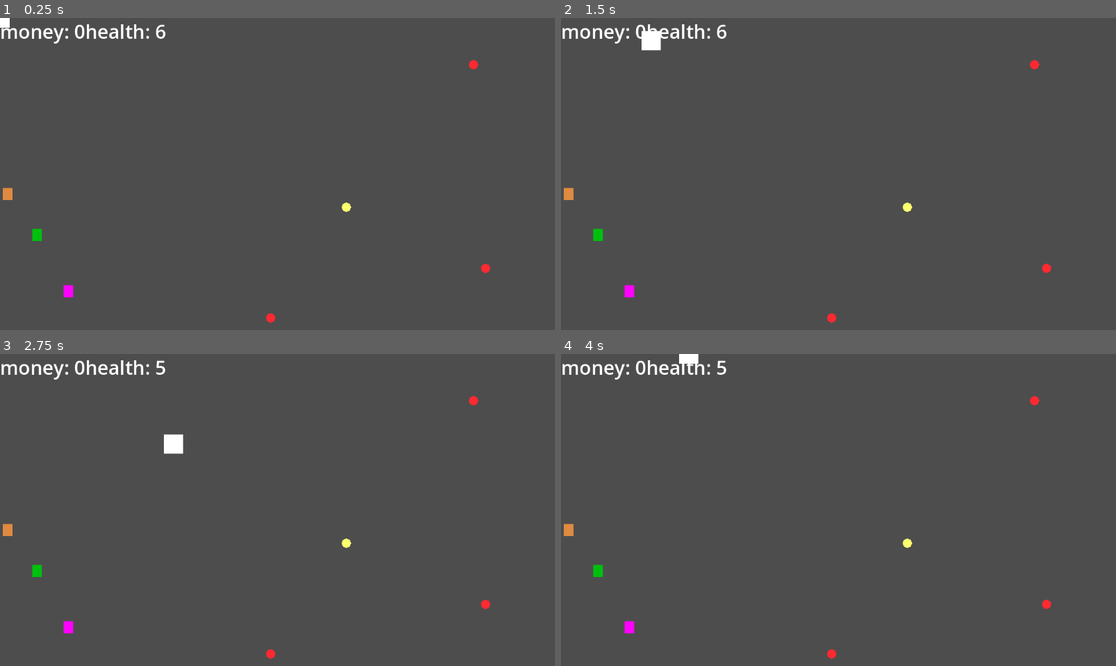
Above: before the commit, frames 1-4 (two rows, left to right).
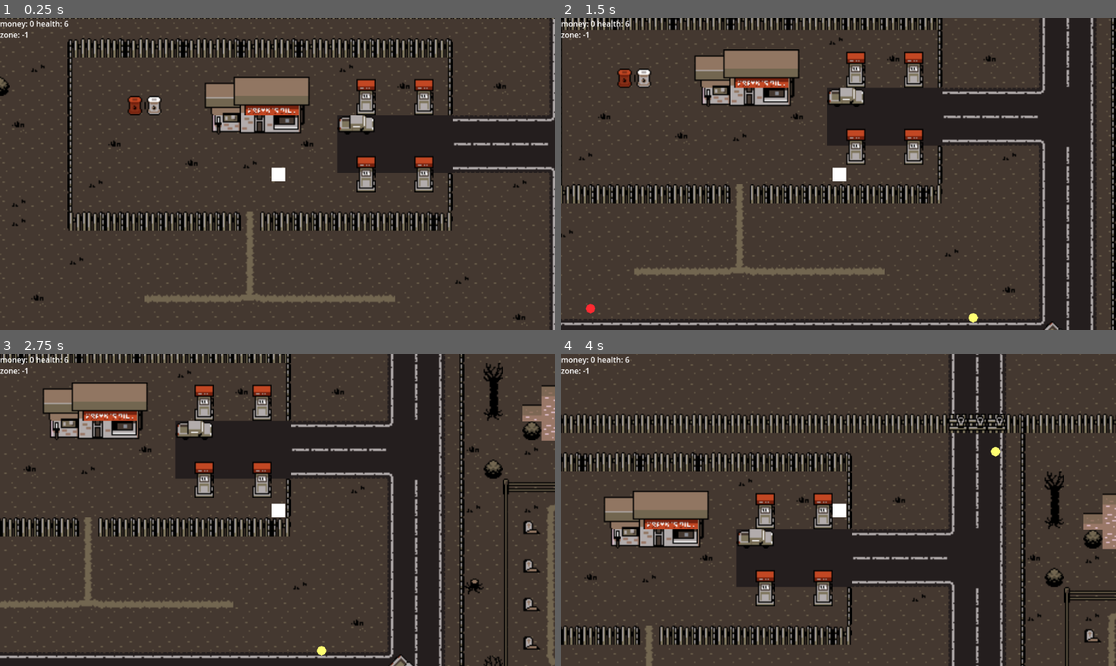
Above: after the commit, the same moments.

Repository: textstack/gamejam24
Game: Godot game, scene res://areas/main.tscn
Same seed, same stepped clock (60 frames per second), same inputs: the game is played once before the commit and once after it. Before the commit the project starts from res://areas/test.tscn.
Inputs:
- Up to frame 1 (0.25 s): no input
- Up to frame 2 (1.5 s): tap Enter at 0.5 s; hold D (Right) 0.53-1.28 s; hold E (interact) 0.53-1.28 s; hold S (Down) from 1.28 s (still down); tap E (interact) at 1.35 s
- Up to frame 3 (2.75 s): release S (Down) at 2.03 s; hold D (Right) from 2.03 s (still down); hold E (interact) from 2.03 s (still down)
- Up to frame 4 (4 s): release D (Right) at 2.78 s; release E (interact) at 2.78 s; hold W (Up) 2.78-3.53 s; tap E (interact) at 2.85 s; hold A (Left) from 3.53 s (still down); hold E (interact) from 3.53 s (still down)

The runs differ from the first frame. In frame 1, 95% of the frame differs, in the area x 0-100%, y 0-100%; in frame 2, 95%; in frame 3, 95%; in frame 4, 95%.

Commit message:
speed up zombies

Diff:
--- a/areas/main.tres
+++ b/areas/main.tres
@@ -766,9 +766,6 @@
 11:15/0/physics_layer_0/polygon_0/points = PackedVector2Array(-8, -8, 8, -8, 8, 0.875, -8, 1.125)
 13:14/0 = 0
 13:14/0/physics_layer_0/polygon_0/points = PackedVector2Array(-8, -8, 8, -8, 8, 0.875, -8, 1.125)
-7:16/0 = 0
-7:17/0 = 0
-7:18/0 = 0
 
 [sub_resource type="TileSetAtlasSource" id="TileSetAtlasSource_vmyad"]
 texture = ExtResource("1_k810t")
--- a/areas/main.tscn
+++ b/areas/main.tscn
@@ -36,7 +36,6 @@
 
 [node name="ground" type="TileMapLayer" parent="PlaySpace/Background"]
 tile_map_data = PackedByteArray("AADc/+z/AgALABIAAADc/+3/AgALABIAAADc/+7/AgALABIAAADc/+//AgALABIAAADc//D/AgALABIAAADc// …(149696 unchanged characters)…
-
 tile_set = ExtResource("1_k7527")
 
 [node name="buildings" type="TileMapLayer" parent="PlaySpace/Background"]
@@ -56,7 +55,6 @@
 [node name="water" type="TileMapLayer" parent="PlaySpace/Background"]
 position = Vector2(0, 0.400009)
 tile_map_data = PackedByteArray("AADu/wYAAgAHABAAAADv/wYAAgAHABAAAADw/wYAAgAHABAAAADs/wcAAgAHABAAAADt/wcAAgAHABAAAADu/w …(1136 unchanged characters)…
-
 tile_set = ExtResource("1_k7527")
 
 [node name="Player" parent="PlaySpace" instance=ExtResource("2_8ihch")]
--- a/objects/enemy.gd
+++ b/objects/enemy.gd
@@ -5,7 +5,7 @@
 var othersNear = {}
 
 
-const SPEED = 200
+const SPEED = 275
 const SLOW_SPEED = 50
 const SMOOTH = 0.05
 
--- a/project.godot
+++ b/project.godot
@@ -11,7 +11,7 @@
 [application]
 
 config/name="gamejam24"
-run/main_scene="res://areas/test.tscn"
+run/main_scene="res://areas/main.tscn"
 config/features=PackedStringArray("4.3")
 config/icon="res://icon.png"
 
